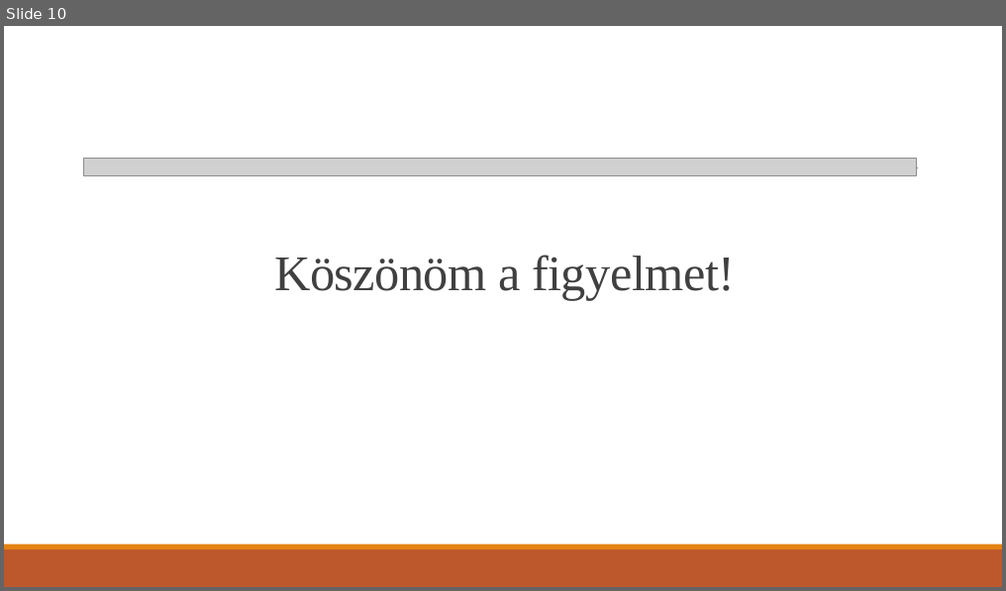
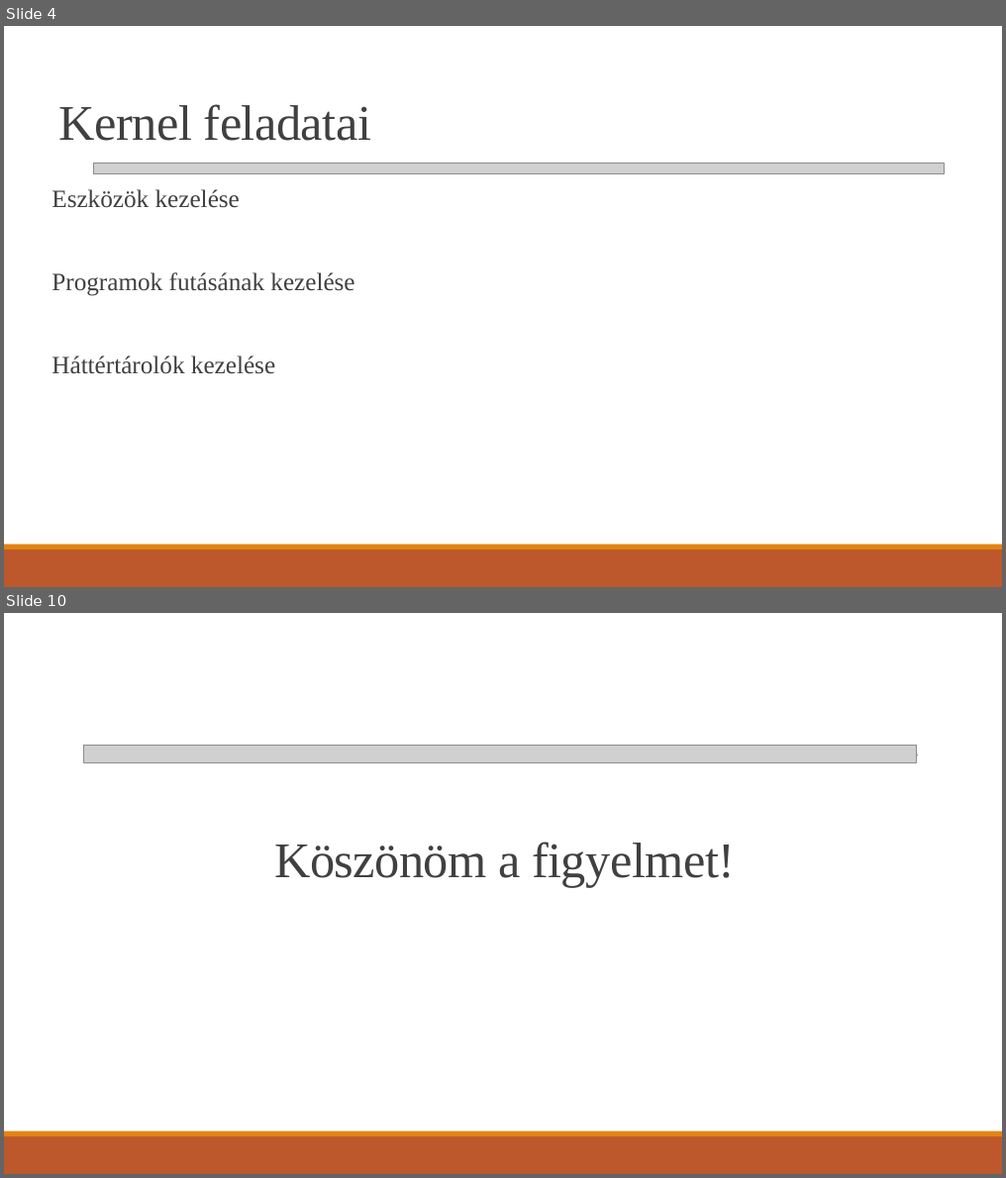
Before and after one commit to vargajanos/Paprika, a slide deck: Beadandó VJ.pptx. Shown one above the other, each under a label of ours: slide 10 before the commit, slides 4 and 10 after it; the slides between them are not shown. The pictures are 1006x591 and 1006x1178 pixels, drawn with LibreOffice and Linux fonts; fonts in the diff are those of the drawing; grey boxes stand for pictures. Boxes give left, top, right and bottom in pixels: in the first picture for what was removed or moved away, otherwise in the second. Text is boxed around its words. In the diff, an @@ line names an element or a change of style, - is before the commit and + after.

```diff
--- a/Beadandó VJ.pptx
+++ b/Beadandó VJ.pptx
@@ slide 4 added at [4, 26, 1002, 587], background #FFFFFF; not listed: 2 template elements that a slide beside it also shows @@
@@ title added at [59, 104, 371, 141], 48 pt, text #404040 @@
+Kernel feladatai
@@ picture added at [94, 163, 944, 174] @@
@@ text added at [52, 189, 354, 374], 24 pt, text #404040 @@
+Eszközök kezelése
+Programok futásának kezelése
+Háttértárolók kezelése
```
Also in this commit, not shown: 2 slides changed, 7 other slides added, 8 slides removed.
